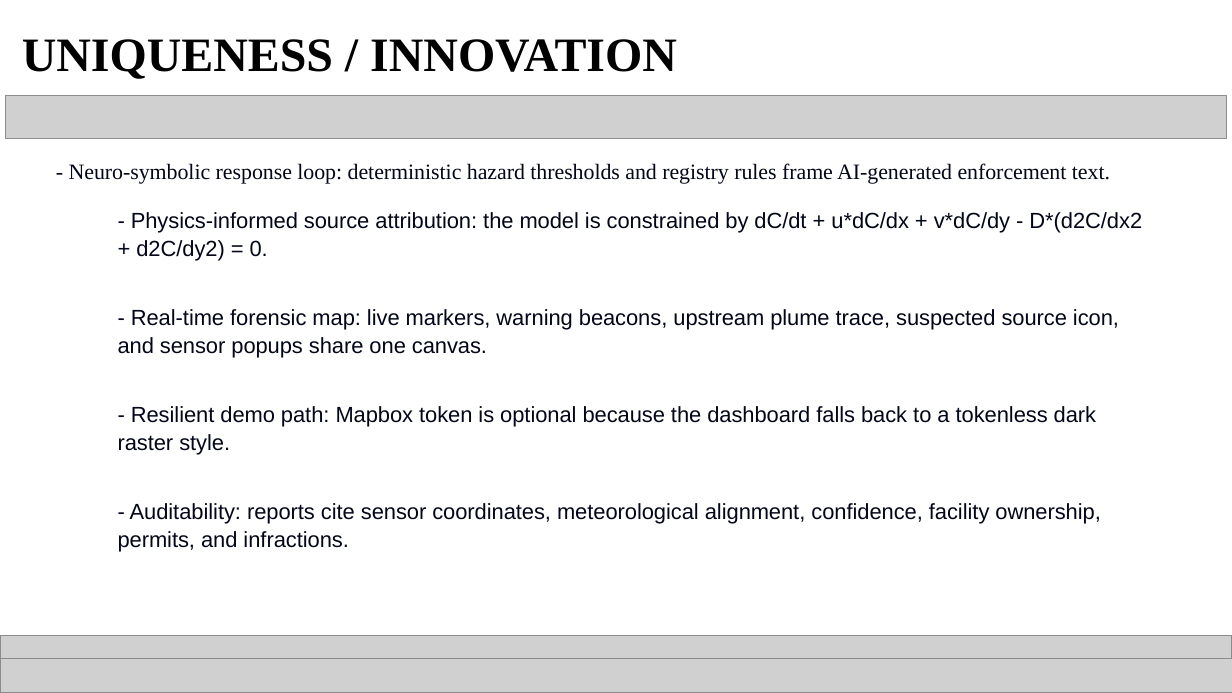
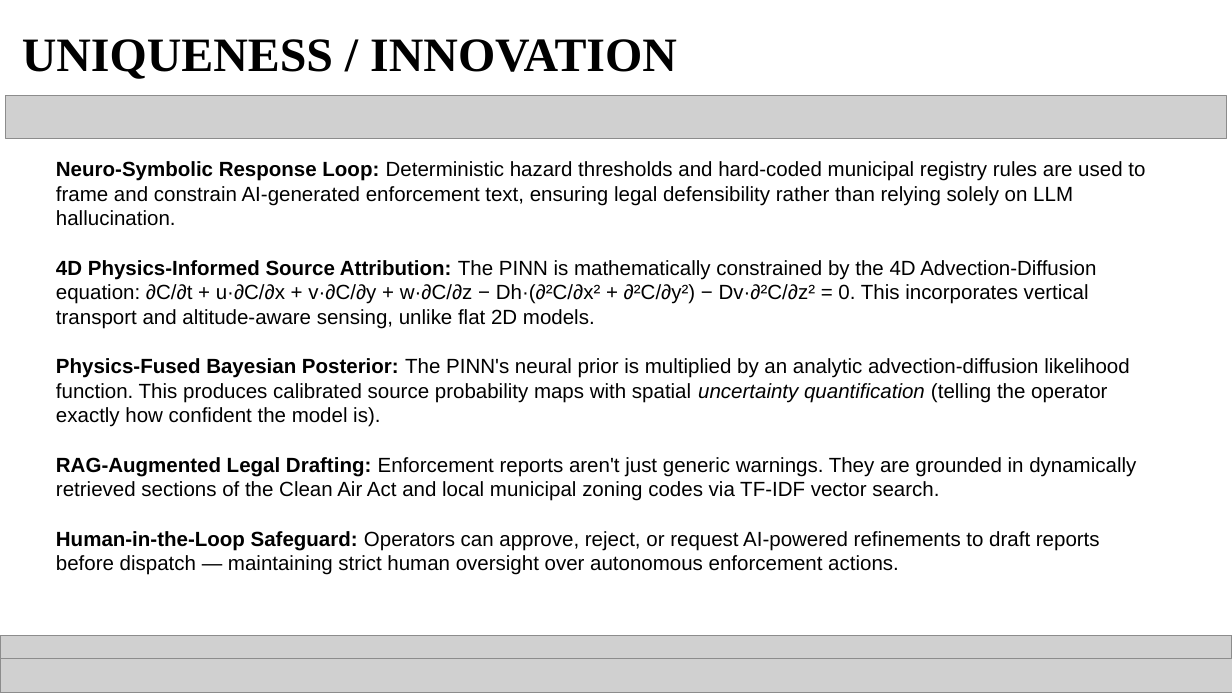
Before and after one commit to sudu787/Plumetrace, a slide deck: slide 8 of PlumeTrace_SmartAIthon_2026_Round1_Filled.pptx. Drawn at 1232x693 pixels with LibreOffice and Linux fonts; fonts in the diff are those of the drawing; grey boxes stand for pictures. Boxes give left, top, right and bottom in pixels: in the first picture for what was removed or moved away, otherwise in the second. Text is boxed around its words. In the diff, an @@ line names an element or a change of style, - is before the commit and + after.

Commit message:
Finalizing PlumeTrace project architecture, 4D PINN integration, and presentations

```diff
--- a/PlumeTrace_SmartAIthon_2026_Round1_Filled.pptx
+++ b/PlumeTrace_SmartAIthon_2026_Round1_Filled.pptx
@@ title at [56,161,1145,575]: text changed; size 12.8 to 12 pt; text colour #020618 to #000000 @@
-- Neuro-symbolic response loop: deterministic hazard thresholds and registry rules frame AI-generated enforcement text.
-- Physics-informed source attribution: the model is constrained by dC/dt + u*dC/dx + v*dC/dy - D*(d2C/dx2 + d2C/dy2) = 0.
-- Real-time forensic map: live markers, warning beacons, upstream plume trace, suspected source icon, and sensor popups share one canvas.
-- Resilient demo path: Mapbox token is optional because the dashboard falls back to a tokenless dark raster style.
-- Auditability: reports cite sensor coordinates, meteorological alignment, confidence, facility ownership, permits, and infractions.
+Neuro-Symbolic Response Loop: Deterministic hazard thresholds and hard-coded municipal registry rules are used to frame and constrain AI-generated enforcement text, ensuring legal defensibility rather than relying solely on LLM hallucination.
+4D Physics-Informed Source Attribution: The PINN is mathematically constrained by the 4D Advection-Diffusion equation: ∂C/∂t + u·∂C/∂x + v·∂C/∂y + w·∂C/∂z − Dh·(∂²C/∂x² + ∂²C/∂y²) − Dv·∂²C/∂z² = 0. This incorporates vertical transport and altitude-aware sensing, unlike flat 2D models.
+Physics-Fused Bayesian Posterior: The PINN's neural prior is multiplied by an analytic advection-diffusion likelihood function. This produces calibrated source probability maps with spatial uncertainty quantification (telling the operator exactly how confident the model is).
+RAG-Augmented Legal Drafting: Enforcement reports aren't just generic warnings. They are grounded in dynamically retrieved sections of the Clean Air Act and local municipal zoning codes via TF-IDF vector search.
+Human-in-the-Loop Safeguard: Operators can approve, reject, or request AI-powered refinements to draft reports before dispatch — maintaining strict human oversight over autonomous enforcement actions.
```
Also in this commit, not shown: 9 other slides changed, 1 slide added, 1 slide removed, 16 other files.
